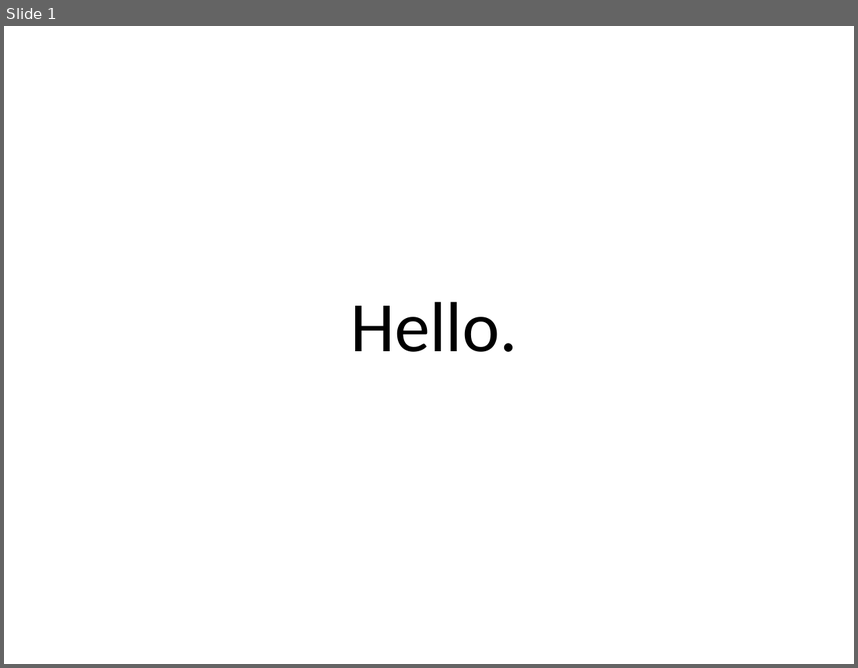
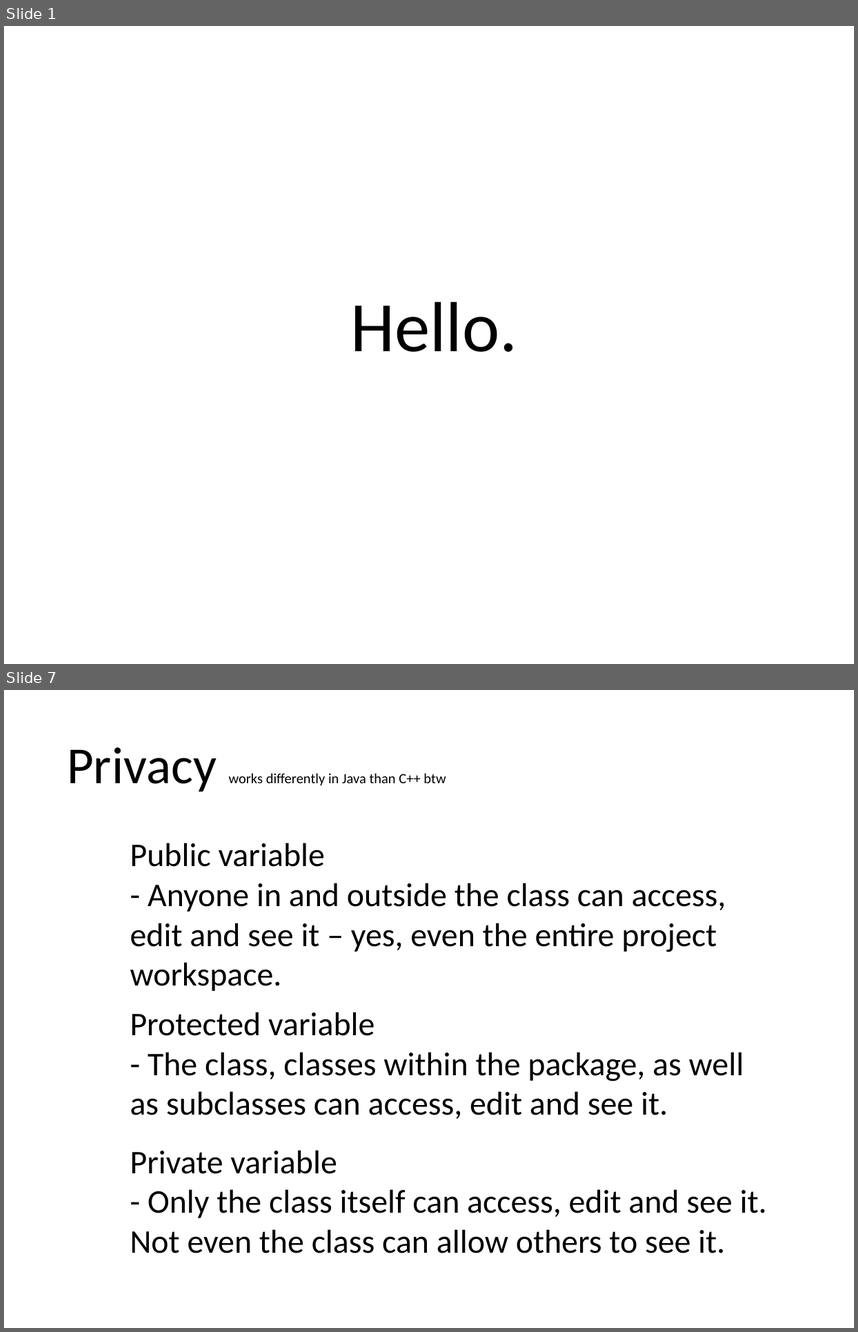
Before and after one commit to Chances-1/Swerve, a slide deck: Java_Class_23rd_Nov.pptx. Shown one above the other, each under a label of ours: slide 1 before the commit, slides 1 and 7 after it; the slides between them are not shown. The pictures are 858x668 and 858x1332 pixels, drawn with LibreOffice and Linux fonts; fonts in the diff are those of the drawing. Boxes give left, top, right and bottom in pixels: in the first picture for what was removed or moved away, otherwise in the second. Text is boxed around its words. In the diff, an @@ line names an element or a change of style, - is before the commit and + after.

Commit message:
[Presentation] Update to 23rd Nov Slides
Changes:
- First Draft for 23rd Nov 2016 class slides.

```diff
--- a/Java_Class_23rd_Nov.pptx
+++ b/Java_Class_23rd_Nov.pptx
@@ slide 7 added at <box>4,690,854,1328</box>, background #FFFFFF @@
@@ text added at <box>67,747,446,791</box>, 12 pt, text #000000 @@
+Privacy works differently in Java than C++ btw
@@ text added at <box>130,842,726,991</box>, 28 pt, text #000000 @@
+Public variable
+- Anyone in and outside the class can access, edit and see it – yes, even the entire project workspace.
@@ text added at <box>130,1012,744,1118</box>, 28 pt, text #000000 @@
+Protected variable
+- The class, classes within the package, as well as subclasses can access, edit and see it.
@@ text added at <box>130,1150,767,1253</box>, 28 pt, text #000000 @@
+Private variable
+- Only the class itself can access, edit and see it. Not even the class can allow others to see it.
```
Also in this commit, not shown: 9 other slides added, 1 slide removed.
